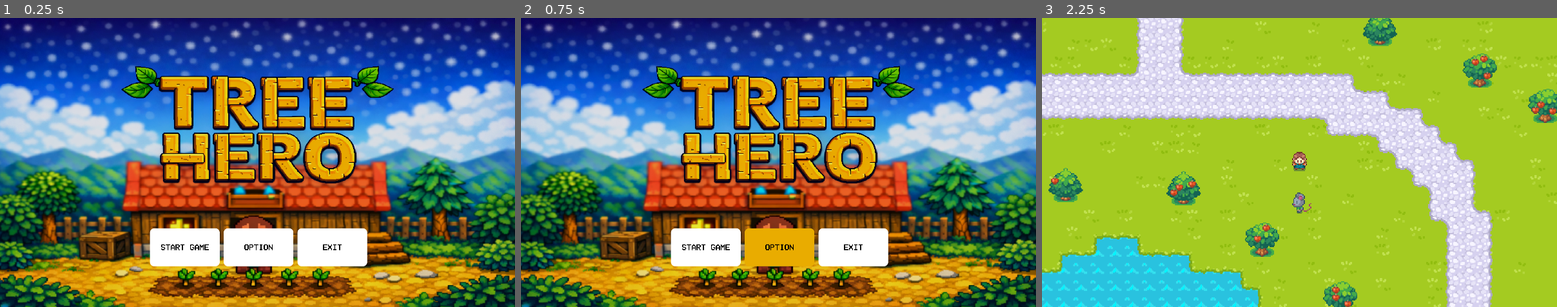
Above: before the commit, frames 1-3 (left to right).
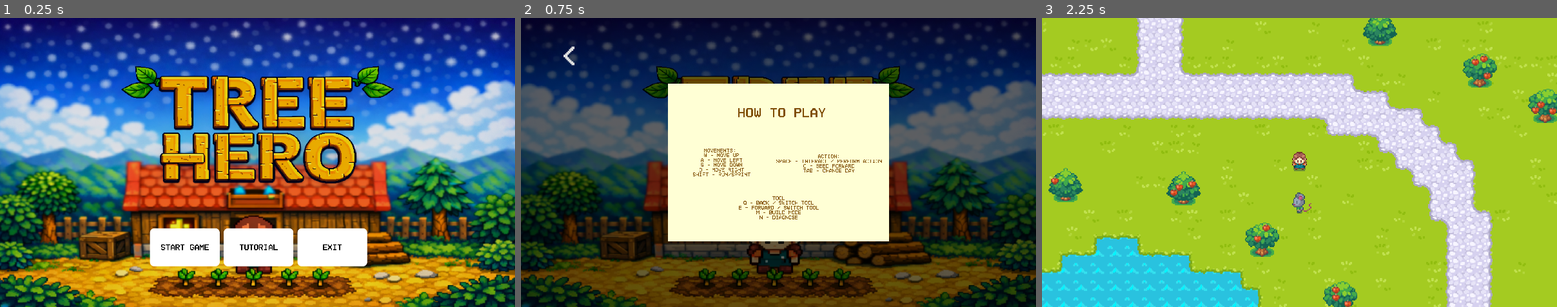
Above: after the commit, the same moments.

Repository: KentNathnael/TreeHero
Game: Godot game, scene res://MainMeu/main_menu.tscn
The game is run twice, just before and just after one commit, with the same random seed, the same clock (stepped at 60 frames per second) and the same inputs. This scene is started directly instead of the project's main scene. Sound files missing from this copy of the repository are replaced by a short silence.
Inputs (mouse positions are in pixels of both pictures, inside the frame that each line leads up to):
- Up to frame 1 (0.25 s): no input
- Up to frame 2 (0.75 s): click "Option" (after the commit: "Tutorial") at 0.5 s
- Up to frame 3 (2.25 s): click (1093, 55) at 1.25 s, where only the run after the commit has a clickable "<"; click "Start Game" at 2 s

The runs differ from the first frame. In frame 1, less than 0.1% of the frame differs, in the area x 46-54%, y 78-81%; in frame 2, 97%, in the area x 0-100%, y 0-100%; in frame 3, nothing differs.

Commit message:
feat: Tutorial page & fix inventory bug

Diff:
--- a/gv_start_project/MainMeu/main_menu.gd
+++ b/gv_start_project/MainMeu/main_menu.gd
@@ -7,7 +7,7 @@
 
 
 func _on_option_pressed() -> void:
-	print('option')
+	get_tree().change_scene_to_file("res://Option_Tutorial/tutorial.tscn")
 
 
 func _on_exit_pressed() -> void:
--- a/gv_start_project/MainMeu/main_menu.tscn
+++ b/gv_start_project/MainMeu/main_menu.tscn
@@ -95,7 +95,7 @@
 theme_override_styles/pressed = SubResource("StyleBoxFlat_c7waj")
 theme_override_styles/hover = SubResource("StyleBoxFlat_bnhmy")
 theme_override_styles/focus = SubResource("StyleBoxEmpty_c7waj")
-text = "Option
+text = "Tutorial
 "
 
 [node name="Start_but3" type="Button" parent="HBoxContainer"]
--- /dev/null
+++ b/gv_start_project/Option_Tutorial/tutorial.gd
@@ -0,0 +1,4 @@
+extends Control
+
+func _on_button_pressed() -> void:
+	get_tree().change_scene_to_file("res://MainMeu/main_menu.tscn")
--- /dev/null
+++ b/gv_start_project/Option_Tutorial/tutorial.tscn
@@ -0,0 +1,158 @@
+[gd_scene load_steps=6 format=3 uid="uid://bej6hduk2uep2"]
+
+[ext_resource type="Script" uid="uid://dxu0cmkcb6iwe" path="res://Option_Tutorial/tutorial.gd" id="1_606b7"]
+[ext_resource type="Texture2D" uid="uid://bjtjls82n0bw6" path="res://graphics/MainMenu/MainMenu.png" id="1_j62s3"]
+[ext_resource type="FontFile" uid="uid://pctatblkht3m" path="res://graphics/fonts/HomeVideo-Regular.ttf" id="2_jhefv"]
+
+[sub_resource type="StyleBoxFlat" id="StyleBoxFlat_606b7"]
+bg_color = Color(1.2434824, 1.2434824, 0.83321935, 1)
+
+[sub_resource type="StyleBoxFlat" id="StyleBoxFlat_2hkp8"]
+bg_color = Color(0.6, 0.6, 0.6, 0)
+border_color = Color(0.8, 0.8, 0.8, 0)
+
+[node name="Control" type="Control"]
+layout_mode = 3
+anchors_preset = 15
+anchor_right = 1.0
+anchor_bottom = 1.0
+grow_horizontal = 2
+grow_vertical = 2
+script = ExtResource("1_606b7")
+
+[node name="background" type="TextureRect" parent="."]
+layout_mode = 1
+anchors_preset = 15
+anchor_right = 1.0
+anchor_bottom = 1.0
+grow_horizontal = 2
+grow_vertical = 2
+texture = ExtResource("1_j62s3")
+
+[node name="dim" type="ColorRect" parent="."]
+layout_mode = 1
+anchors_preset = 15
+anchor_right = 1.0
+anchor_bottom = 1.0
+grow_horizontal = 2
+grow_vertical = 2
+color = Color(0, 0, 0, 0.60784316)
+
+[node name="Panel" type="Panel" parent="."]
+custom_minimum_size = Vector2(700, 400)
+layout_mode = 1
+anchors_preset = 8
+anchor_left = 0.5
+anchor_top = 0.5
+anchor_right = 0.5
+anchor_bottom = 0.5
+offset_left = -412.5
+offset_top = -295.0
+offset_right = 412.5
+offset_bottom = 295.0
+grow_horizontal = 2
+grow_vertical = 2
+theme_override_styles/panel = SubResource("StyleBoxFlat_606b7")
+
+[node name="RichTextLabel" type="RichTextLabel" parent="Panel"]
+custom_minimum_size = Vector2(400, 0)
+layout_mode = 1
+anchors_preset = 4
+anchor_top = 0.5
+anchor_bottom = 0.5
+offset_top = -218.5
+offset_right = 400.0
+offset_bottom = 218.5
+grow_vertical = 2
+theme_override_colors/default_color = Color(0.49896073, 0.30252495, 0.020982312, 1)
+theme_override_fonts/normal_font = ExtResource("2_jhefv")
+theme_override_font_sizes/normal_font_size = 20
+text = "Movements:
+W – Move Up
+A – Move Left
+S – Move Down
+D – Move Right
+Shift – Run/Sprint"
+fit_content = true
+horizontal_alignment = 1
+vertical_alignment = 1
+
+[node name="RichTextLabel2" type="RichTextLabel" parent="Panel"]
+custom_minimum_size = Vector2(400, 0)
+layout_mode = 1
+anchors_preset = 6
+anchor_left = 1.0
+anchor_top = 0.5
+anchor_right = 1.0
+anchor_bottom = 0.5
+offset_left = -425.5
+offset_top = -214.0
+offset_right = -25.5
+offset_bottom = 223.0
+grow_horizontal = 0
+grow_vertical = 2
+theme_override_colors/default_color = Color(0.49896073, 0.30252495, 0.020982312, 1)
+theme_override_fonts/normal_font = ExtResource("2_jhefv")
+theme_override_font_sizes/normal_font_size = 20
+text = "Action:
+Space – Interact / Perform Action
+C – Seed Forward
+Tab – Change Day
+"
+fit_content = true
+horizontal_alignment = 1
+vertical_alignment = 1
+
+[node name="RichTextLabel3" type="RichTextLabel" parent="Panel"]
+custom_minimum_size = Vector2(400, 0)
+layout_mode = 1
+anchors_preset = 7
+anchor_left = 0.5
+anchor_top = 1.0
+anchor_right = 0.5
+anchor_bottom = 1.0
+offset_left = -200.0
+offset_top = -251.0
+offset_right = 200.0
+grow_horizontal = 2
+grow_vertical = 0
+theme_override_colors/default_color = Color(0.49896073, 0.30252495, 0.020982312, 1)
+theme_override_fonts/normal_font = ExtResource("2_jhefv")
+theme_override_font_sizes/normal_font_size = 20
+text = "Tool
+Q – Back / Switch Tool
+E – Forward / Switch Tool
+M – Build Mode
+N – Diagnose"
+fit_content = true
+horizontal_alignment = 1
+vertical_alignment = 1
+
+[node name="Label" type="Label" parent="Panel"]
+layout_mode = 1
+anchors_preset = 10
+anchor_right = 1.0
+offset_left = 11.5
+offset_top = 86.0
+offset_right = 11.5
+offset_bottom = 131.0
+grow_horizontal = 2
+theme_override_colors/font_color = Color(0.49803922, 0.3019608, 0.019607844, 1)
+theme_override_fonts/font = ExtResource("2_jhefv")
+theme_override_font_sizes/font_size = 50
+text = "HOW TO PLAY"
+horizontal_alignment = 1
+
+[node name="Button" type="Button" parent="."]
+layout_mode = 0
+offset_left = 98.0
+offset_top = 64.0
+offset_right = 271.0
+offset_bottom = 221.0
+theme_override_colors/font_color = Color(0.875, 0.875, 0.875, 1)
+theme_override_fonts/font = ExtResource("2_jhefv")
+theme_override_font_sizes/font_size = 100
+theme_override_styles/normal = SubResource("StyleBoxFlat_2hkp8")
+text = "<"
+
+[connection signal="pressed" from="Button" to="." method="_on_button_pressed"]
--- a/gv_start_project/scenes/levels/level.tscn
+++ b/gv_start_project/scenes/levels/level.tscn
@@ -1768,10 +1768,6 @@
 metadata/_edit_use_anchors_ = true
 
 [node name="ResourceUI" parent="Overlay/CanvasLayer" instance=ExtResource("17_jyre1")]
-offset_left = -1356.0
-offset_top = -53.0
-offset_right = -1356.0
-offset_bottom = -53.0
 
 [node name="RainDropsParticles" type="GPUParticles2D" parent="Overlay"]
 material = SubResource("CanvasItemMaterial_qogh7")
@@ -1976,84 +1972,83 @@
 position = Vector2(-598, 181)
 
 [node name="PermaObject32" parent="Objects" instance=ExtResource("8_ouxo3")]
-z_index = 0
 position = Vector2(-1064, 335)
+
+[node name="PermaObject33" parent="Objects" instance=ExtResource("8_ouxo3")]
+z_index = 0
+position = Vector2(-773, 484)
 size = 3
-style = 0
-
-[node name="PermaObject33" parent="Objects" instance=ExtResource("8_ouxo3")]
-position = Vector2(-773, 484)
 
 [node name="PermaObject34" parent="Objects" instance=ExtResource("8_ouxo3")]
+z_index = 0
 position = Vector2(-878, 530)
-size = 1
+size = 3
+style = 0
 
 [node name="PermaObject35" parent="Objects" instance=ExtResource("8_ouxo3")]
 position = Vector2(-657, 366)
-size = 1
+style = 0
 
 [node name="PermaObject36" parent="Objects" instance=ExtResource("8_ouxo3")]
+z_index = 0
 position = Vector2(-927, 460)
-size = 1
+size = 3
 style = 0
 
 [node name="PermaObject37" parent="Objects" instance=ExtResource("8_ouxo3")]
 position = Vector2(-954, 376)
 size = 1
-style = 0
 
 [node name="PermaObject38" parent="Objects" instance=ExtResource("8_ouxo3")]
+z_index = 0
 position = Vector2(-714, 375)
+size = 3
 style = 0
 
 [node name="PermaObject39" parent="Objects" instance=ExtResource("8_ouxo3")]
 z_index = 0
 position = Vector2(-641, 259)
 size = 3
-style = 0
 
 [node name="PermaObject40" parent="Objects" instance=ExtResource("8_ouxo3")]
-z_index = 0
 position = Vector2(-829, 183)
+size = 1
+style = 0
+
+[node name="PermaObject41" parent="Objects" instance=ExtResource("8_ouxo3")]
+position = Vector2(-594, 65)
+size = 1
+style = 0
+
+[node name="PermaObject42" parent="Objects" instance=ExtResource("8_ouxo3")]
+z_index = 0
+position = Vector2(-775, 640)
+size = 3
+style = 0
+
+[node name="PermaObject43" parent="Objects" instance=ExtResource("8_ouxo3")]
+z_index = 0
+position = Vector2(-620, 601)
+size = 3
+style = 0
+
+[node name="PermaObject44" parent="Objects" instance=ExtResource("8_ouxo3")]
+z_index = 0
+position = Vector2(-1045, 451)
+size = 3
+
+[node name="PermaObject45" parent="Objects" instance=ExtResource("8_ouxo3")]
+z_index = 0
+position = Vector2(-696, 23)
 size = 2
 style = 0
 
-[node name="PermaObject41" parent="Objects" instance=ExtResource("8_ouxo3")]
-z_index = 0
-position = Vector2(-594, 65)
-size = 2
-style = 0
-
-[node name="PermaObject42" parent="Objects" instance=ExtResource("8_ouxo3")]
-position = Vector2(-775, 640)
+[node name="PermaObject46" parent="Objects" instance=ExtResource("8_ouxo3")]
+position = Vector2(-935, 53)
 size = 1
-style = 0
-
-[node name="PermaObject43" parent="Objects" instance=ExtResource("8_ouxo3")]
-z_index = 0
-position = Vector2(-620, 601)
-size = 2
-
-[node name="PermaObject44" parent="Objects" instance=ExtResource("8_ouxo3")]
-z_index = 0
-position = Vector2(-1045, 451)
-size = 2
-style = 0
-
-[node name="PermaObject45" parent="Objects" instance=ExtResource("8_ouxo3")]
-position = Vector2(-696, 23)
-size = 1
-style = 0
-
-[node name="PermaObject46" parent="Objects" instance=ExtResource("8_ouxo3")]
-z_index = 0
-position = Vector2(-935, 53)
-size = 2
 
 [node name="PermaObject47" parent="Objects" instance=ExtResource("8_ouxo3")]
-z_index = 0
 position = Vector2(-860, 33)
-size = 2
 style = 0
 
 [node name="PermaObject48" parent="Objects" instance=ExtResource("8_ouxo3")]
@@ -2062,47 +2057,52 @@
 size = 3
 
 [node name="PermaObject49" parent="Objects" instance=ExtResource("8_ouxo3")]
+z_index = 0
 position = Vector2(-486, 458)
-size = 1
+size = 3
 
 [node name="PermaObject50" parent="Objects" instance=ExtResource("8_ouxo3")]
+z_index = 0
 position = Vector2(-985, 82)
-size = 1
-style = 0
+size = 2
 
 [node name="PermaObject51" parent="Objects" instance=ExtResource("8_ouxo3")]
 z_index = 0
 position = Vector2(-822, 389)
+size = 2
+style = 0
+
+[node name="PermaObject52" parent="Objects" instance=ExtResource("8_ouxo3")]
+z_index = 0
+position = Vector2(-1064, 168)
 size = 3
-
-[node name="PermaObject52" parent="Objects" instance=ExtResource("8_ouxo3")]
-z_index = 0
-position = Vector2(-1064, 168)
-size = 2
+style = 0
 
 [node name="PermaObject53" parent="Objects" instance=ExtResource("8_ouxo3")]
 position = Vector2(-733, 208)
 
 [node name="PermaObject54" parent="Objects" instance=ExtResource("8_ouxo3")]
-z_index = 0
 position = Vector2(-939, 221)
-size = 2
 style = 0
 
 [node name="PermaObject55" parent="Objects" instance=ExtResource("8_ouxo3")]
 position = Vector2(-981, 219)
 
 [node name="PermaObject56" parent="Objects" instance=ExtResource("8_ouxo3")]
-z_index = 0
 position = Vector2(-983, 185)
-size = 3
+size = 1
+style = 0
 
 [node name="PermaObject57" parent="Objects" instance=ExtResource("8_ouxo3")]
+z_index = 0
 position = Vector2(-910, 294)
+size = 2
 style = 0
 
 [node name="PermaObject58" parent="Objects" instance=ExtResource("8_ouxo3")]
+z_index = 0
 position = Vector2(-866, 210)
+size = 2
 style = 0
 
 [node name="PermaObject59" parent="Objects" instance=ExtResource("8_ouxo3")]
@@ -2118,20 +2118,22 @@
 
 [node name="PermaObject61" parent="Objects" instance=ExtResource("8_ouxo3")]
 position = Vector2(-815, 309)
+size = 1
 style = 0
 
 [node name="PermaObject62" parent="Objects" instance=ExtResource("8_ouxo3")]
+z_index = 0
 position = Vector2(-754, 321)
-style = 0
+size = 3
 
 [node name="PermaObject63" parent="Objects" instance=ExtResource("8_ouxo3")]
 position = Vector2(-571, 438)
 size = 1
-style = 0
 
 [node name="PermaObject64" parent="Objects" instance=ExtResource("8_ouxo3")]
+z_index = 0
 position = Vector2(-637, 300)
-size = 1
+size = 3
 
 [node name="PermaObject65" parent="Objects" instance=ExtResource("8_ouxo3")]
 position = Vector2(-922, 142)
@@ -2141,32 +2143,33 @@
 z_index = 0
 position = Vector2(-1080, 249)
 size = 3
+style = 0
 
 [node name="PermaObject67" parent="Objects" instance=ExtResource("8_ouxo3")]
 position = Vector2(-792, 220)
+style = 0
 
 [node name="PermaObject68" parent="Objects" instance=ExtResource("8_ouxo3")]
-z_index = 0
 position = Vector2(-871, 294)
-size = 2
+size = 1
 
 [node name="PermaObject69" parent="Objects" instance=ExtResource("8_ouxo3")]
 position = Vector2(-1088, 449)
 size = 1
+style = 0
 
 [node name="PermaObject70" parent="Objects" instance=ExtResource("8_ouxo3")]
-z_index = 0
 position = Vector2(-923, 605)
+
+[node name="PermaObject71" parent="Objects" instance=ExtResource("8_ouxo3")]
+z_index = 0
+position = Vector2(-1004, 574)
+size = 2
+
+[node name="PermaObject72" parent="Objects" instance=ExtResource("8_ouxo3")]
+z_index = 0
+position = Vector2(-697, 607)
 size = 3
-
-[node name="PermaObject71" parent="Objects" instance=ExtResource("8_ouxo3")]
-position = Vector2(-1004, 574)
-size = 1
-style = 0
-
-[node name="PermaObject72" parent="Objects" instance=ExtResource("8_ouxo3")]
-position = Vector2(-697, 607)
-size = 1
 style = 0
 
 [node name="PermaObject73" parent="Objects" instance=ExtResource("8_ouxo3")]
@@ -2184,66 +2187,70 @@
 size = 2
 
 [node name="PermaObject76" parent="Objects" instance=ExtResource("8_ouxo3")]
-z_index = 0
 position = Vector2(-606, 578)
+style = 0
+
+[node name="PermaObject77" parent="Objects" instance=ExtResource("8_ouxo3")]
+z_index = 0
+position = Vector2(-775, 608)
+size = 2
+style = 0
+
+[node name="PermaObject78" parent="Objects" instance=ExtResource("8_ouxo3")]
+z_index = 0
+position = Vector2(-702, 630)
+size = 2
+
+[node name="PermaObject79" parent="Objects" instance=ExtResource("8_ouxo3")]
+z_index = 0
+position = Vector2(-908, 581)
+size = 2
+
+[node name="PermaObject80" parent="Objects" instance=ExtResource("8_ouxo3")]
+z_index = 0
+position = Vector2(-961, 494)
+size = 2
+
+[node name="PermaObject81" parent="Objects" instance=ExtResource("8_ouxo3")]
+z_index = 0
+position = Vector2(-1027, 518)
 size = 3
-
-[node name="PermaObject77" parent="Objects" instance=ExtResource("8_ouxo3")]
-z_index = 0
-position = Vector2(-775, 608)
-size = 3
-
-[node name="PermaObject78" parent="Objects" instance=ExtResource("8_ouxo3")]
-position = Vector2(-702, 630)
+style = 0
+
+[node name="PermaObject82" parent="Objects" instance=ExtResource("8_ouxo3")]
+position = Vector2(-587, 348)
+
+[node name="PermaObject83" parent="Objects" instance=ExtResource("8_ouxo3")]
+z_index = 0
+position = Vector2(-704, 82)
+size = 2
+style = 0
+
+[node name="PermaObject84" parent="Objects" instance=ExtResource("8_ouxo3")]
+position = Vector2(-784, 130)
 size = 1
 style = 0
-
-[node name="PermaObject79" parent="Objects" instance=ExtResource("8_ouxo3")]
-position = Vector2(-908, 581)
-size = 1
-
-[node name="PermaObject80" parent="Objects" instance=ExtResource("8_ouxo3")]
-z_index = 0
-position = Vector2(-961, 494)
-size = 3
-
-[node name="PermaObject81" parent="Objects" instance=ExtResource("8_ouxo3")]
-position = Vector2(-1027, 518)
-size = 1
-style = 0
-
-[node name="PermaObject82" parent="Objects" instance=ExtResource("8_ouxo3")]
-z_index = 0
-position = Vector2(-587, 348)
-size = 2
-style = 0
-
-[node name="PermaObject83" parent="Objects" instance=ExtResource("8_ouxo3")]
-position = Vector2(-704, 82)
-size = 1
-style = 0
-
-[node name="PermaObject84" parent="Objects" instance=ExtResource("8_ouxo3")]
-z_index = 0
-position = Vector2(-784, 130)
-size = 2
 
 [node name="PermaObject85" parent="Objects" instance=ExtResource("8_ouxo3")]
 position = Vector2(-633, 326)
+style = 0
 
 [node name="PermaObject86" parent="Objects" instance=ExtResource("8_ouxo3")]
 position = Vector2(-537, 118)
-style = 0
 
 [node name="PermaObject87" parent="Objects" instance=ExtResource("8_ouxo3")]
+z_index = 0
 position = Vector2(-497, 207)
+size = 3
 
 [node name="PermaObject88" parent="Objects" instance=ExtResource("8_ouxo3")]
 position = Vector2(-881, 603)
 style = 0
 
 [node name="PermaObject89" parent="Objects" instance=ExtResource("8_ouxo3")]
+z_index = 0
 position = Vector2(-1020, 550)
+size = 3
 style = 0
 
 [node name="PermaObject90" parent="Objects" instance=ExtResource("8_ouxo3")]
@@ -2260,20 +2267,20 @@
 [node name="PermaObject92" parent="Objects" instance=ExtResource("8_ouxo3")]
 z_index = 0
 position = Vector2(-743, 619)
-size = 3
+size = 2
 style = 0
 
 [node name="PermaObject93" parent="Objects" instance=ExtResource("8_ouxo3")]
-z_index = 0
 position = Vector2(-639, 118)
-size = 2
 
 [node name="PermaObject94" parent="Objects" instance=ExtResource("8_ouxo3")]
 position = Vector2(-713, 427)
+size = 1
 
 [node name="PermaObject95" parent="Objects" instance=ExtResource("8_ouxo3")]
+z_index = 0
 position = Vector2(-506, 179)
-size = 1
+size = 3
 style = 0
 
 [node name="Tree32" parent="Objects" instance=ExtResource("7_mbbpy")]
@@ -2427,18 +2434,17 @@
 
 [node name="PermaObject" parent="Objects" instance=ExtResource("8_ouxo3")]
 position = Vector2(248, 636)
-size = 1
 style = 0
 
 [node name="PermaObject2" parent="Objects" instance=ExtResource("8_ouxo3")]
 z_index = 0
 position = Vector2(-145, 109)
 size = 2
-style = 0
 
 [node name="PermaObject3" parent="Objects" instance=ExtResource("8_ouxo3")]
+z_index = 0
 position = Vector2(-97, 139)
-size = 1
+size = 2
 
 [node name="PermaObject4" parent="Objects" instance=ExtResource("8_ouxo3")]
 position = Vector2(-80, 78)
@@ -2448,36 +2454,33 @@
 [node name="PermaObject5" parent="Objects" instance=ExtResource("8_ouxo3")]
 position = Vector2(42, 748)
 size = 1
-style = 0
 
 [node name="PermaObject6" parent="Objects" instance=ExtResource("8_ouxo3")]
+z_index = 0
 position = Vector2(110, 703)
-size = 1
+size = 2
 style = 0
 
 [node name="PermaObject7" parent="Objects" instance=ExtResource("8_ouxo3")]
 position = Vector2(133, 800)
+size = 1
+style = 0
 
 [node name="PermaObject8" parent="Objects" instance=ExtResource("8_ouxo3")]
 position = Vector2(209, 730)
+
+[node name="PermaObject9" parent="Objects" instance=ExtResource("8_ouxo3")]
+z_index = 0
+position = Vector2(-175, 214)
+size = 2
+
+[node name="PermaObject10" parent="Objects" instance=ExtResource("8_ouxo3")]
+position = Vector2(185, 113)
 size = 1
-style = 0
-
-[node name="PermaObject9" parent="Objects" instance=ExtResource("8_ouxo3")]
-position = Vector2(-175, 214)
+
+[node name="PermaObject11" parent="Objects" instance=ExtResource("8_ouxo3")]
+position = Vector2(-29, 199)
 size = 1
-style = 0
-
-[node name="PermaObject10" parent="Objects" instance=ExtResource("8_ouxo3")]
-z_index = 0
-position = Vector2(185, 113)
-size = 3
-style = 0
-
-[node name="PermaObject11" parent="Objects" instance=ExtResource("8_ouxo3")]
-z_index = 0
-position = Vector2(-29, 199)
-size = 3
 
 [node name="PermaObject12" parent="Objects" instance=ExtResource("8_ouxo3")]
 z_index = 0
@@ -2485,24 +2488,18 @@
 size = 3
 
 [node name="PermaObject13" parent="Objects" instance=ExtResource("8_ouxo3")]
-z_index = 0
 position = Vector2(108, 680)
-size = 2
-style = 0
+size = 1
 
 [node name="PermaObject14" parent="Objects" instance=ExtResource("8_ouxo3")]
 position = Vector2(3, 706)
-size = 1
-style = 0
 
 [node name="PermaObject15" parent="Objects" instance=ExtResource("8_ouxo3")]
 position = Vector2(-102, 444)
-style = 0
+size = 1
 
 [node name="PermaObject16" parent="Objects" instance=ExtResource("8_ouxo3")]
-z_index = 0
 position = Vector2(-167, 499)
-size = 3
 style = 0
 
 [node name="PermaObject17" parent="Objects" instance=ExtResource("8_ouxo3")]
@@ -2512,68 +2509,76 @@
 style = 0
 
 [node name="PermaObject18" parent="Objects" instance=ExtResource("8_ouxo3")]
+z_index = 0
 position = Vector2(-105, 631)
-size = 1
+size = 2
+style = 0
 
 [node name="PermaObject19" parent="Objects" instance=ExtResource("8_ouxo3")]
 z_index = 0
 position = Vector2(-68, 683)
+size = 2
+style = 0
+
+[node name="PermaObject20" parent="Objects" instance=ExtResource("8_ouxo3")]
+z_index = 0
+position = Vector2(339, 175)
+size = 2
+
+[node name="PermaObject21" parent="Objects" instance=ExtResource("8_ouxo3")]
+z_index = 0
+position = Vector2(402, 187)
+size = 2
+
+[node name="PermaObject22" parent="Objects" instance=ExtResource("8_ouxo3")]
+z_index = 0
+position = Vector2(487, 184)
 size = 3
 
-[node name="PermaObject20" parent="Objects" instance=ExtResource("8_ouxo3")]
-position = Vector2(339, 175)
-style = 0
-
-[node name="PermaObject21" parent="Objects" instance=ExtResource("8_ouxo3")]
-z_index = 0
-position = Vector2(402, 187)
+[node name="PermaObject23" parent="Objects" instance=ExtResource("8_ouxo3")]
+z_index = 0
+position = Vector2(293, 112)
+size = 2
+style = 0
+
+[node name="PermaObject24" parent="Objects" instance=ExtResource("8_ouxo3")]
+z_index = 0
+position = Vector2(767, 334)
 size = 3
-style = 0
-
-[node name="PermaObject22" parent="Objects" instance=ExtResource("8_ouxo3")]
-position = Vector2(487, 184)
-style = 0
-
-[node name="PermaObject23" parent="Objects" instance=ExtResource("8_ouxo3")]
-z_index = 0
-position = Vector2(293, 112)
-size = 3
-style = 0
-
-[node name="PermaObject24" parent="Objects" instance=ExtResource("8_ouxo3")]
-position = Vector2(767, 334)
 style = 0
 
 [node name="PermaObject25" parent="Objects" instance=ExtResource("8_ouxo3")]
 position = Vector2(147, 202)
 size = 1
-style = 0
 
 [node name="PermaObject26" parent="Objects" instance=ExtResource("8_ouxo3")]
 position = Vector2(-157, 594)
-size = 1
 
 [node name="PermaObject27" parent="Objects" instance=ExtResource("8_ouxo3")]
 position = Vector2(647, 30)
-style = 0
+size = 1
 
 [node name="PermaObject31" parent="Objects" instance=ExtResource("8_ouxo3")]
 position = Vector2(703, 73)
+size = 1
 style = 0
 
 [node name="PermaObject28" parent="Objects" instance=ExtResource("8_ouxo3")]
 z_index = 0
 position = Vector2(512, 220)
 size = 3
-style = 0
 
 [node name="PermaObject29" parent="Objects" instance=ExtResource("8_ouxo3")]
+z_index = 0
 position = Vector2(650, 289)
+size = 3
+style = 0
 
 [node name="PermaObject30" parent="Objects" instance=ExtResource("8_ouxo3")]
 z_index = 0
 position = Vector2(542, 271)
 size = 3
+style = 0
 
 [node name="ForestObject" type="Node2D" parent="Objects"]
 
--- a/gv_start_project/scenes/ui/resource_ui.gd
+++ b/gv_start_project/scenes/ui/resource_ui.gd
@@ -18,6 +18,7 @@
 		$HBoxContainer.add_child(resource_texture)
 
 
+
 func reveal(auto_hide: bool = true):
 	for i in $HBoxContainer.get_children():
 		i.update()
Not shown, added: gv_start_project/Option_Tutorial/tutorial.gd.uid
Binary file added: gv_start_project/back-button_11239321.png
Not shown, added: gv_start_project/back-button_11239321.png.import
